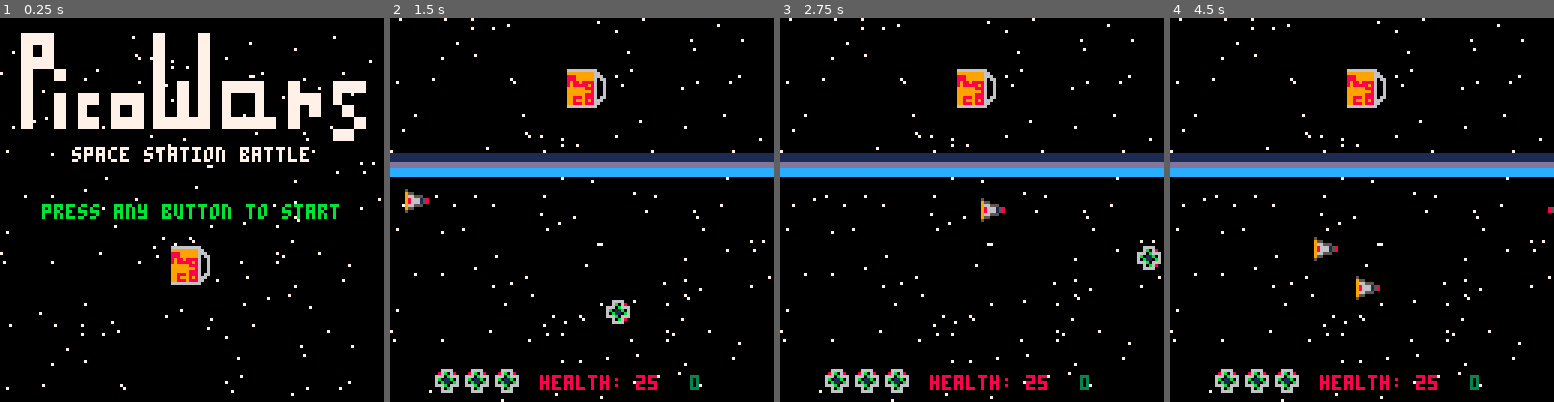
Above: before the commit, frames 1-4 (left to right).
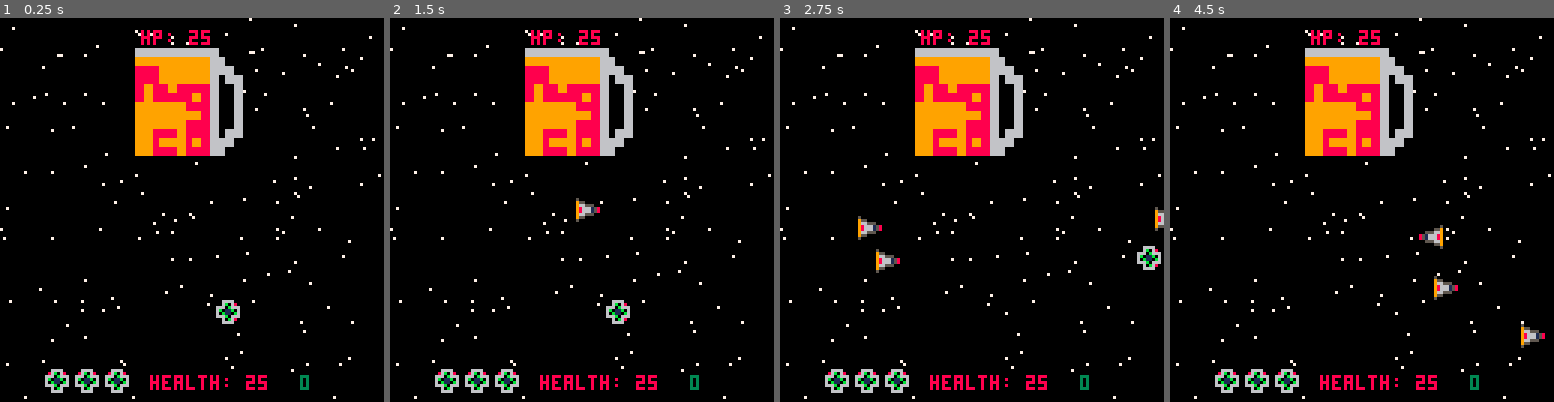
Above: after the commit, the same moments.

Repository: chand1012/picowars-spacestation
Game: PICO-8 cartridge nanowars.p8
Two runs of this game, one before a commit and one after it. Both use one fixed random seed, a clock stepped at 60 frames per second and the inputs below.
Inputs:
- Up to frame 1 (0.25 s): no input
- Up to frame 2 (1.5 s): tap X (X key) at 0.33, 1.07 s; tap O (Z key) at 0.7 s
- Up to frame 3 (2.75 s): hold Right 1.6-2.1 s; tap O (Z key) at 1.7, 2.1, 2.5 s; tap X (X key) at 1.85 s; hold Up 2.15-2.42 s; hold Right from 2.47 s (still down)
- Up to frame 4 (4.5 s): tap O (Z key) every 0.4 s from 2.9 to 4.1 s; tap X (X key) at 2.97, 4.08 s; release Right at 3.03 s; hold Left 3.08-3.58 s; hold Down 3.63-3.97 s; hold Right from 4.02 s (still down)

The runs differ from the first frame. In frame 1, 18% of the frame differs, in the area x 0-100%, y 0-100%; in frame 2, 15%; in frame 3, 15%; in frame 4, 15%.

Commit message:
trying to fix end screen

Diff:
--- a/nanowars.p8
+++ b/nanowars.p8
@@ -11,9 +11,9 @@
 -- 4 = game over
 -- 5 = win screen
 function _init()
-	stage=0 -- has to do with game states
+	stage=3 -- has to do with game states
 	score=tonum(stat(6))
-	debug=false
+	debug=true
 	if score==nil then
 		score=0
 	end
@@ -98,7 +98,7 @@
 	start_time=time()+1
 	boom_time=9999
 	boom_sound=false
-	win_time=nil
+	win_time=0
 end
 
 function rnd_stars()
@@ -178,7 +178,9 @@
 	elseif stage==4 then
 		move_stars()
 		update_gameover()
-	else
+	elseif stage==5 then
+		move_stars()
+
 	end
 end
 
@@ -261,6 +263,7 @@
 		if not boom_sound then
 			sfx(4,1)
 			boom_time=time()+5
+			win_time=time()+7
 			boom_sound=true
 		end
 	end
@@ -269,9 +272,14 @@
 	end
 end
 
-function update_win()
-	if win_time<=time() and any_btn() then
+function update_win() -- get this to work
+	local abtn=(btn(4) or btn(5))
+	if win_time<time() and abtn then
 		stage=0
+	end
+	if debug then
+		print(tostr(win_time<time()),5,5,11)
+		print(tostr(abtn),5,15,11)
 	end
 end
 -->8
@@ -523,12 +531,12 @@
 	local txt2="you have defeated the"
 	local txt3="evil mug company!"
 	local txtscore="score: "..score
-	local btntxt="press any button to restart"
+	local btntxt="press 🅾️/z or ❎/x to restart"
 	print(txt1,hcenter(txt1),vcenter(15),9)
 	print(txt2,hcenter(txt2),vcenter(25),12)
 	print(txt3,hcenter(txt3),vcenter(31),12)
 	print(txtscore,hcenter(txtscore),vcenter(64),3)
-	if win_time<=time() then
+	if win_time<time() then
 		print(btntxt,hcenter(btntxt),vcenter(75),11)
 	end
 end
@@ -623,9 +631,12 @@
 			del(bullets,bullet)
 		end
 		if collide(bmug,bullet) then
-			del(bullets,bullet)
-			bmug.hp+=(-1)
-			sfx(1,0)
+			if not boom_sound then
+				del(bullets,bullet)
+				bmug.hp+=(-1)
+				score+=10
+				sfx(1,0)
+			end
 		end
 	end)
 end
